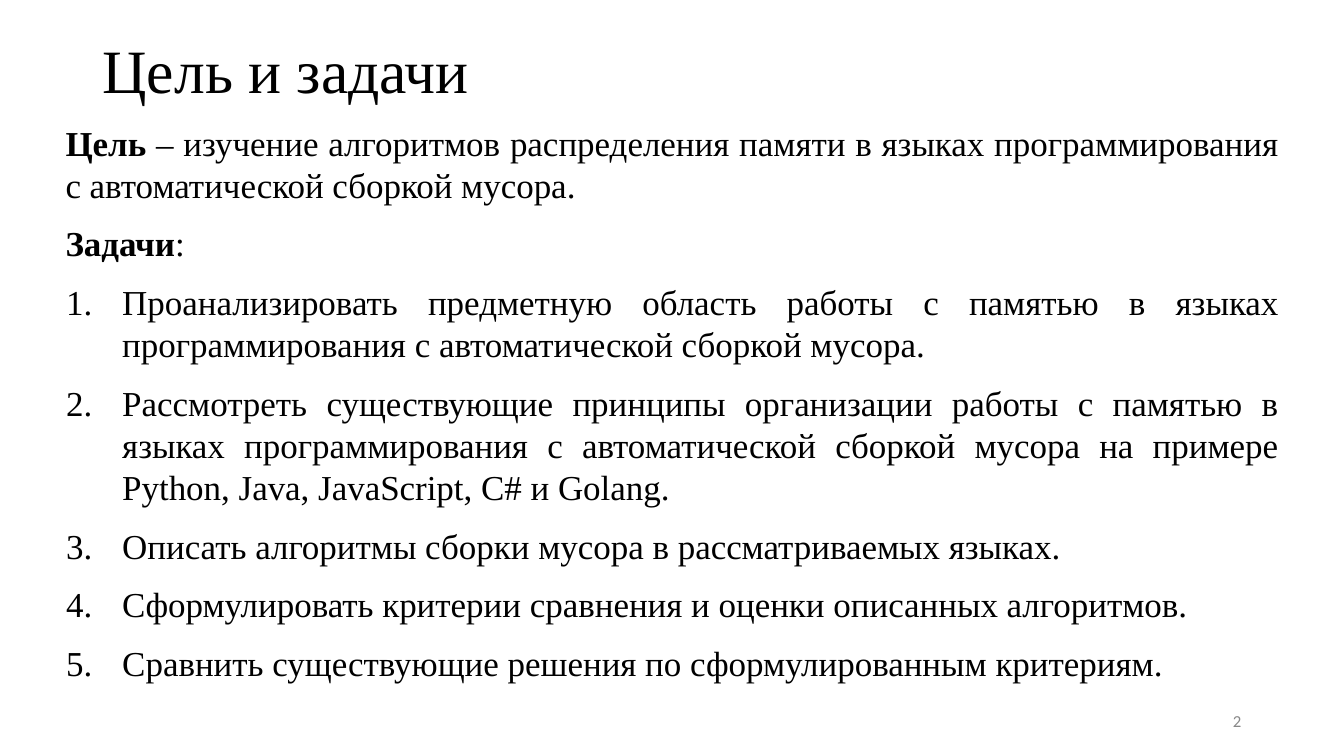
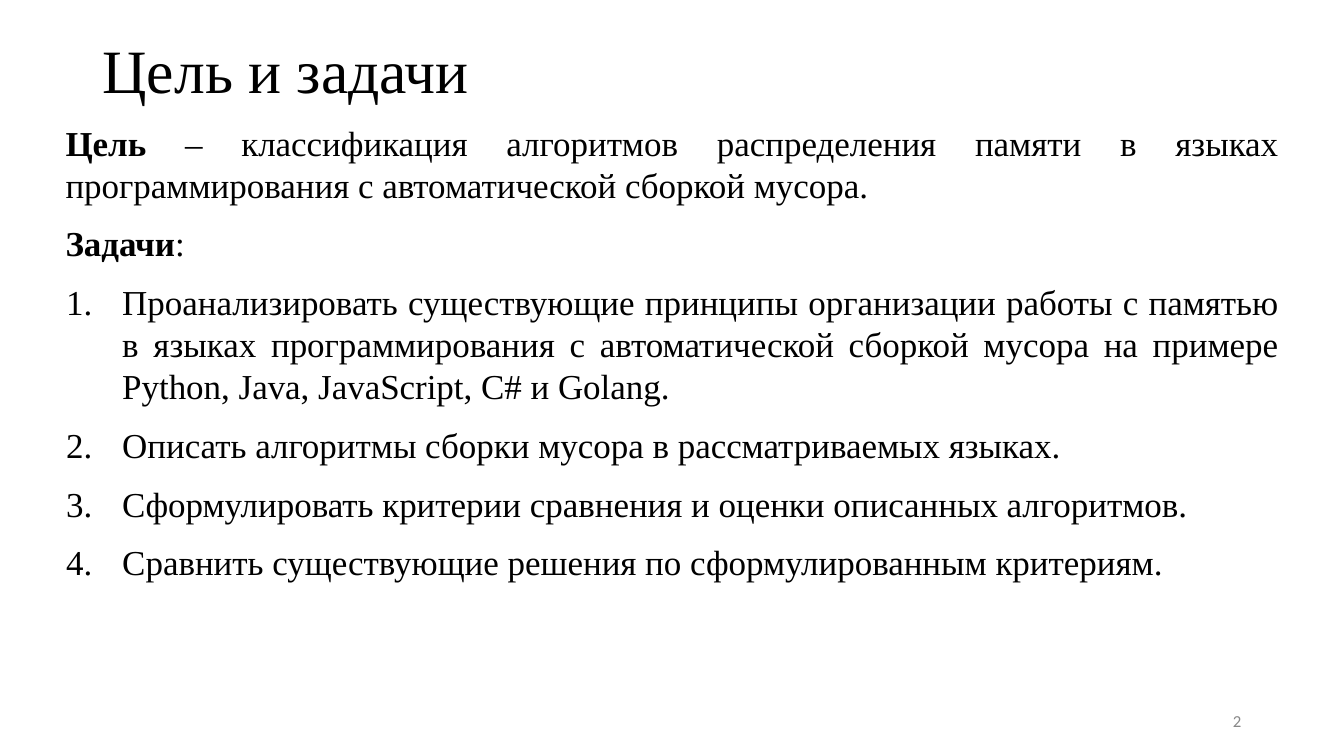
Before and after one commit to Inspirate789/memory-management-algorithms, a slide deck: slide 2 of presentation/presentation.pptx. Drawn at 1344x756 pixels with LibreOffice and Linux fonts; fonts in the diff are those of the drawing. Boxes give left, top, right and bottom in pixels: in the first picture for what was removed or moved away, otherwise in the second. Text is boxed around its words. In the diff, an @@ line names an element or a change of style, - is before the commit and + after.

```diff
--- a/presentation/presentation.pptx
+++ b/presentation/presentation.pptx
@@ text at <box>66,131,936,205</box>: text changed @@
-Цель – изучение алгоритмов распределения памяти в языках программирования с автоматической сборкой мусора.
+Цель – классификация алгоритмов распределения памяти в языках программирования с автоматической сборкой мусора.
@@ text at <box>122,290,1279,406</box>: text changed @@
-1. Проанализировать предметную область работы с памятью в языках программирования с автоматической сборкой мусора.
-2. Рассмотреть существующие принципы организации работы с памятью в языках программирования с автоматической сборкой мусора на примере Python, Java, JavaScript, C# и Golang.
+1. Проанализировать существующие принципы организации работы с памятью в языках программирования с автоматической сборкой мусора на примере Python, Java, JavaScript, C# и Golang.
```
Also in this commit, not shown: 10 other slides changed, 3 slides added, 1 slide removed, 9 other files.
